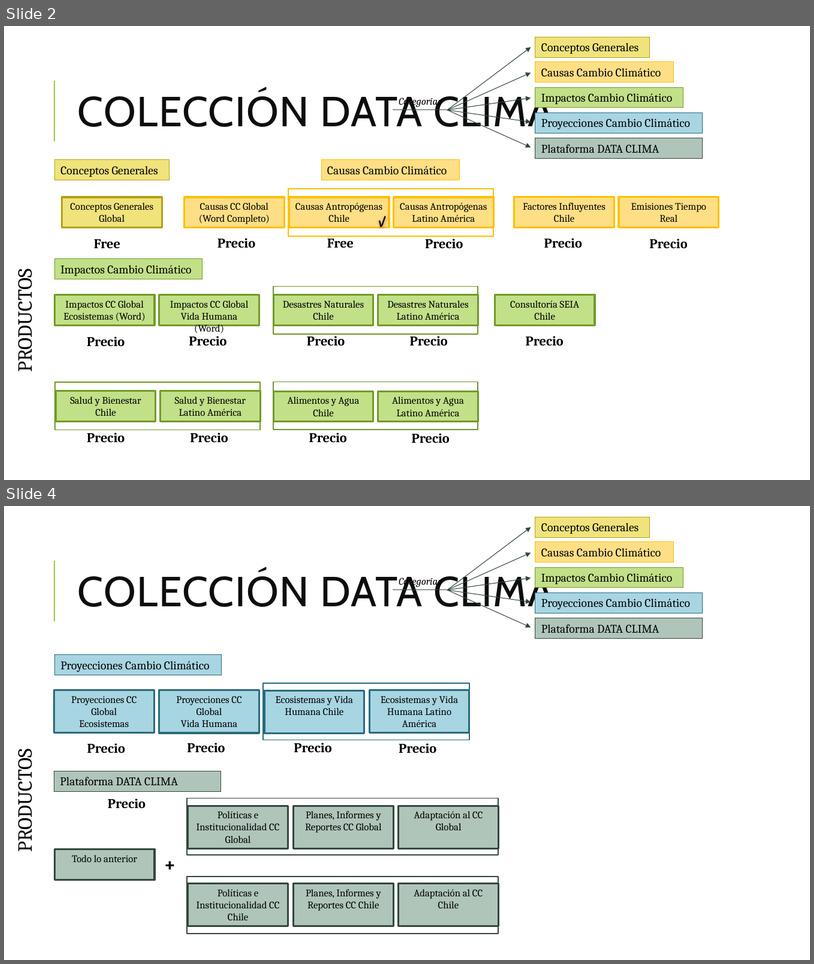
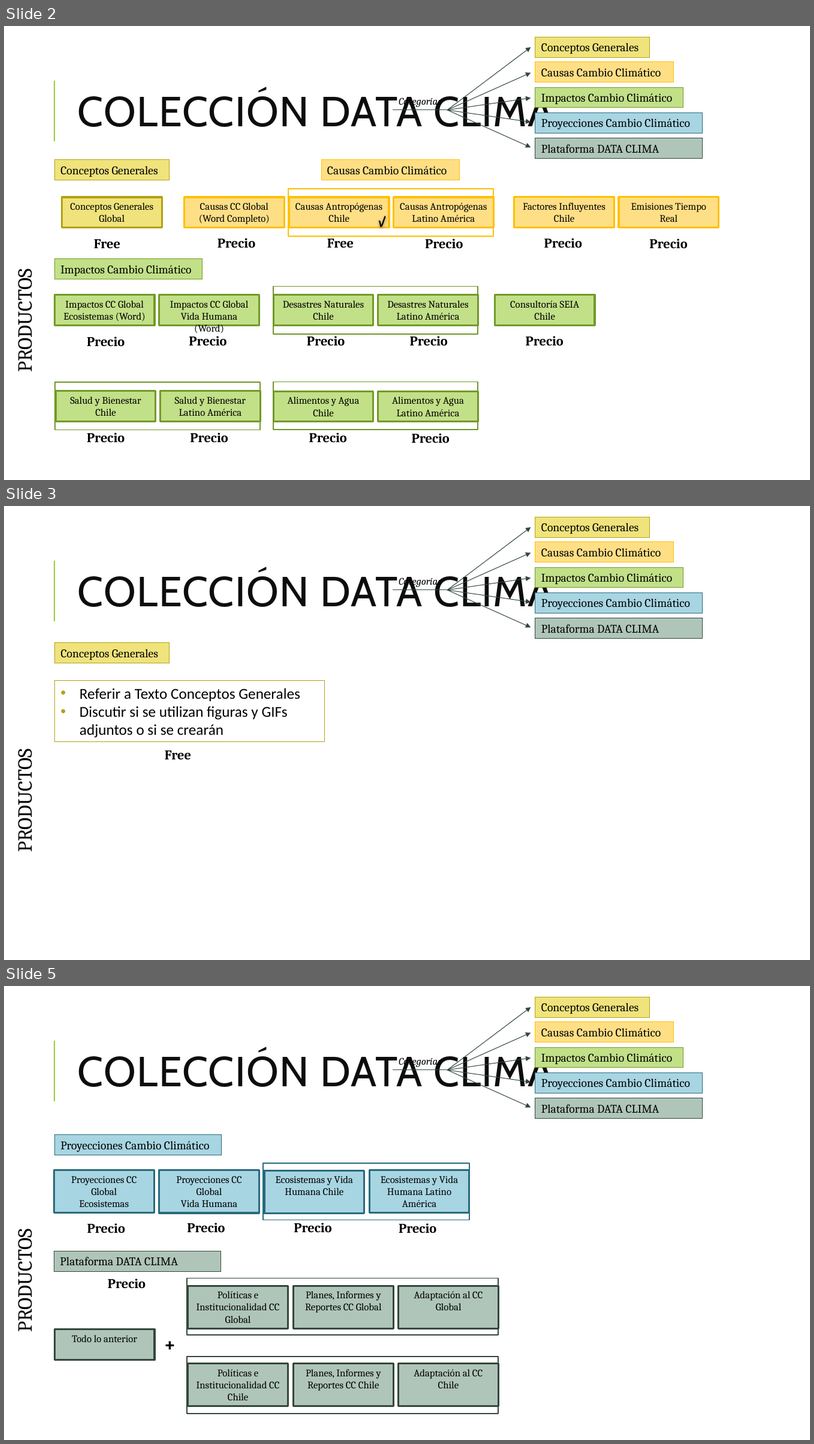
Before and after one commit to Sud-Austral/DATA-ICC, a slide deck: Organización DATA CLIMA.pptx. Shown one above the other, each under a label of ours: slides 2 and 4 before the commit, slides 2, 3 and 5 after it; the slides between them are not shown. The pictures are 814x964 and 814x1444 pixels, drawn with LibreOffice and Linux fonts; fonts in the diff are those of the drawing. Boxes give left, top, right and bottom in pixels: in the first picture for what was removed or moved away, otherwise in the second. Text is boxed around its words. In the diff, an @@ line names an element or a change of style, - is before the commit and + after.

```diff
--- a/Organización DATA CLIMA.pptx
+++ b/Organización DATA CLIMA.pptx
@@ slide 3 added at (x1=4, y1=506, x2=810, y2=960), background #FFFFFF; not listed: 1 template element that a slide beside it also shows @@
@@ rectangle added at (x1=536, y1=517, x2=650, y2=537), fill #F0E37C, outline #B3A114 0.75 pt, 14 pt, text #000000 @@
+Conceptos Generales
@@ arrow added from (447, 590) to (531, 527), #34473D 0.75 pt @@
@@ rectangle added at (x1=536, y1=541, x2=674, y2=562), fill #FFDF85, outline #FFC000 0.75 pt, 14 pt, text #000000 @@
+Causas Cambio Climático
@@ arrow added from (447, 590) to (531, 553), #34473D 0.75 pt @@
@@ title added at (x1=78, y1=571, x2=554, y2=616), 50 pt, text #0D0D0D @@
+COLECCIÓN DATA CLIMA
@@ text added at (x1=399, y1=577, x2=441, y2=587), 12 pt, text #000000, italic @@
+Categorías
@@ rectangle added at (x1=536, y1=567, x2=684, y2=588), fill #C2E088, outline #739A28 0.75 pt, 14 pt, text #000000 @@
+Impactos Cambio Climático
@@ line added from (393, 590) to (447, 590), #34473D 0.75 pt @@
@@ arrow added from (447, 590) to (531, 578), #34473D 0.75 pt @@
@@ arrow added from (447, 590) to (531, 602), #34473D 0.75 pt @@
@@ arrow added from (447, 590) to (531, 628), #34473D 0.75 pt @@
@@ rectangle added at (x1=536, y1=592, x2=703, y2=613), fill #A8D5E2, outline #296A7D 0.75 pt, 14 pt, text #000000 @@
+Proyecciones Cambio Climático
@@ rectangle added at (x1=536, y1=618, x2=703, y2=639), fill #AFC5B9, outline #34473D 0.75 pt, 14 pt, text #000000 @@
+Plataforma DATA CLIMA
@@ rectangle added at (x1=55, y1=643, x2=169, y2=663), fill #F0E37C, outline #B3A114 0.75 pt, 14 pt, text #000000 @@
+Conceptos Generales
@@ rectangle added at (x1=55, y1=681, x2=324, y2=742), outline #B3A114 0.75 pt, 18 pt, text #000000 @@
+• Referir a Texto Conceptos Generales
+• Discutir si se utilizan figuras y GIFs adjuntos o si se crearán
@@ text added at (x1=165, y1=750, x2=191, y2=759), 16 pt, text #000000, bold @@
+Free
@@ text added at (x1=11, y1=759, x2=37, y2=849), 24 pt, text #000000 @@
+PRODUCTOS
@@ what was slide 4 is now slide 5 @@
```
Also in this commit, not shown: 1 slide changed.
